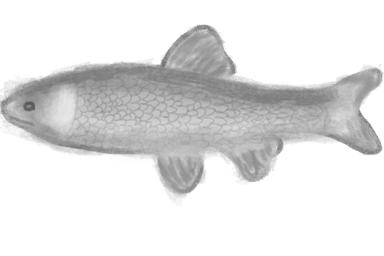
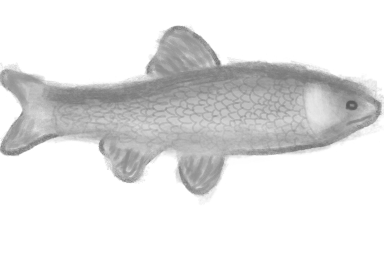
Before/after of a 384 x 256 layered artwork. What changed in the layer stack:
painted on "fill" over [0, 24, 384, 206]
painted on "outline" over [0, 24, 384, 206]
